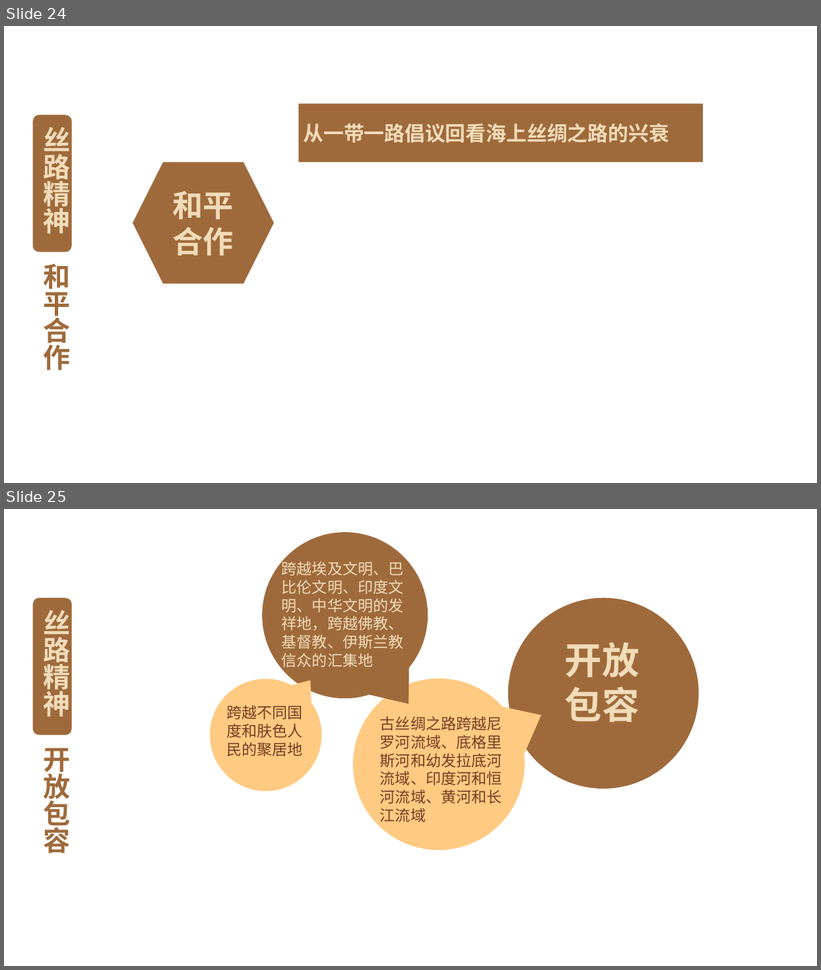
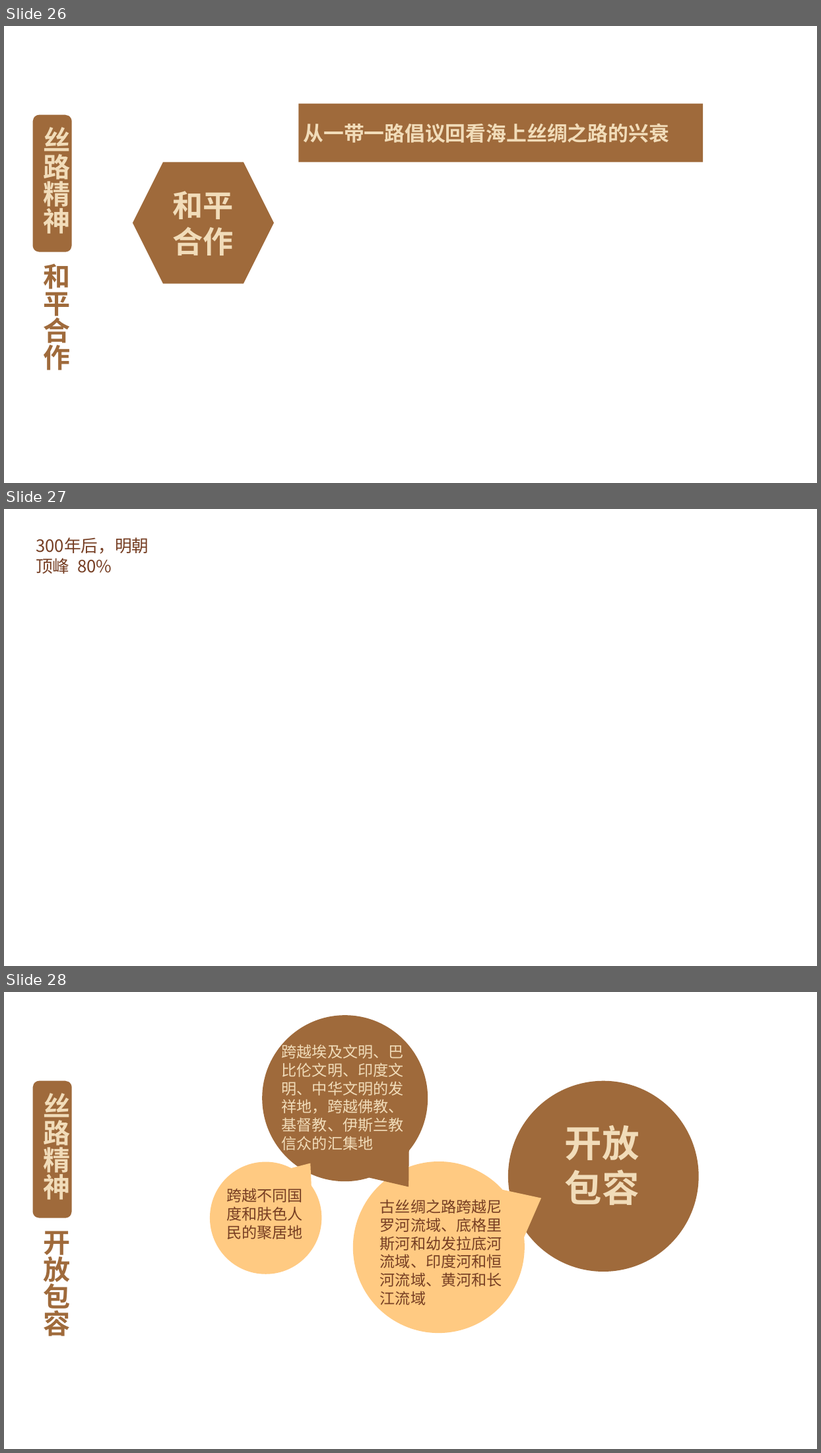
Before and after one commit to FredJiangFei/freetalk, a slide deck: 一带一路/一带一路 - 1.pptx. Shown one above the other, each under a label of ours: slides 24 and 25 before the commit, slides 26, 27 and 28 after it. The pictures are 821x970 and 821x1453 pixels, drawn with LibreOffice and Linux fonts; fonts in the diff are those of the drawing; background and template pictures are left out. Boxes give left, top, right and bottom in pixels: in the first picture for what was removed or moved away, otherwise in the second. Text is boxed around its words. In the diff, an @@ line names an element or a change of style, - is before the commit and + after.

```diff
--- a/一带一路/一带一路 - 1.pptx
+++ b/一带一路/一带一路 - 1.pptx
@@ slide 27 added at [4,509,817,966], background picture (left out) @@
@@ text added at [36,537,149,574], 20 pt, text #763E23 @@
+300年后，明朝
+顶峰 80%
@@ what was slide 24 is now slide 26 @@
@@ what was slide 25 is now slide 28 @@
```
Also in this commit, not shown: 4 slides changed, 6 other slides added, 2 slides removed.
